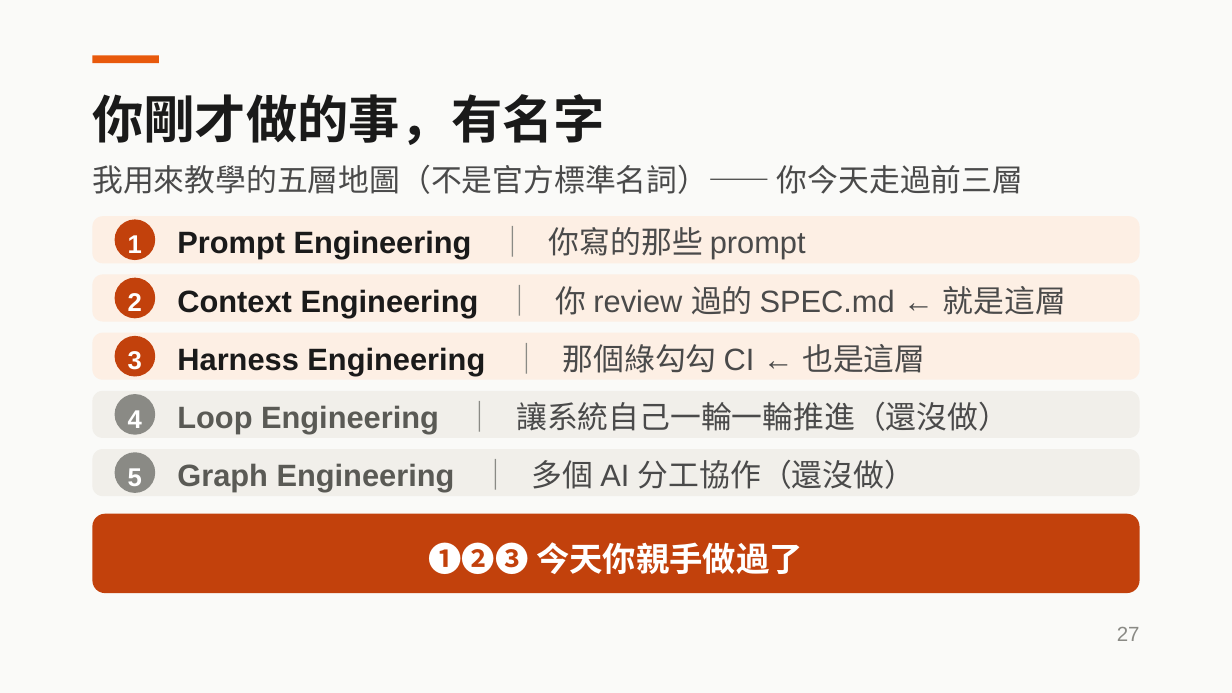
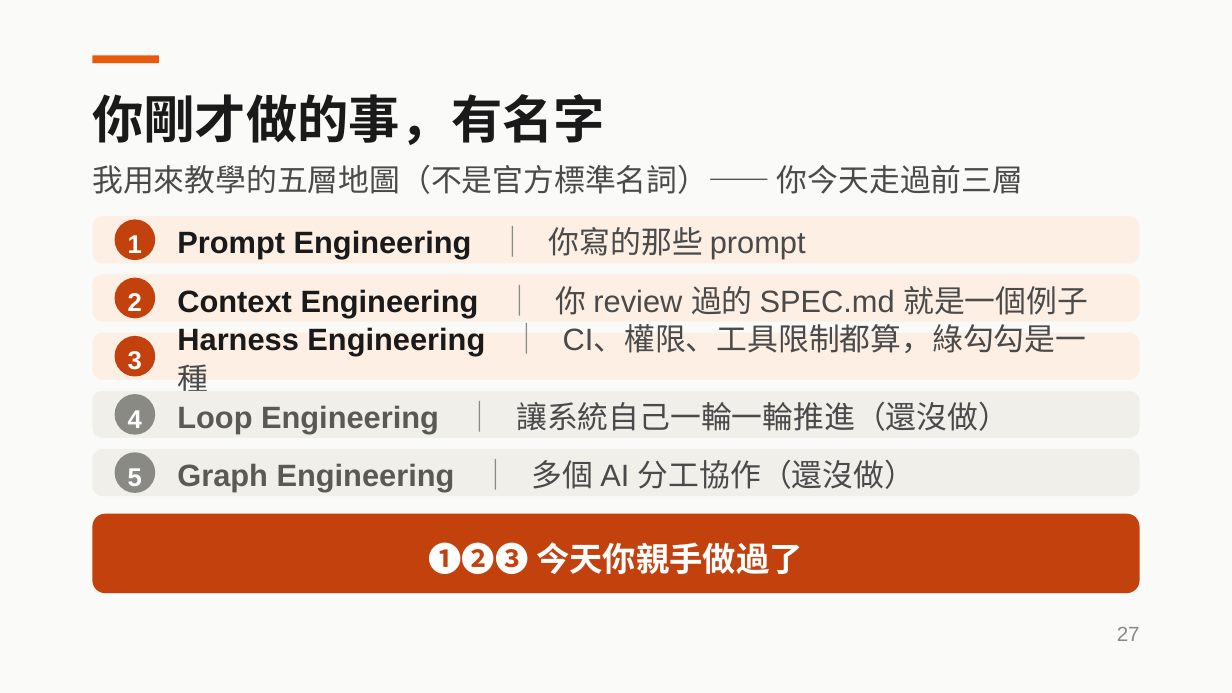
Before and after one commit to young-ai-courses/ai-agent-workshop, a slide deck: slide 27 of slides/2026-08-13-第二堂-做一個自己的AI-Agent.pptx. Drawn at 1232x693 pixels with LibreOffice and Linux fonts; fonts in the diff are those of the drawing. Boxes give left, top, right and bottom in pixels: in the first picture for what was removed or moved away, otherwise in the second. Text is boxed around its words. In the diff, an @@ line names an element or a change of style, - is before the commit and + after.

Commit message:
docs(lesson2): refresh slides (Groq/RLS wording, git flow, install step)

```diff
--- a/slides/2026-08-13-第二堂-做一個自己的AI-Agent.pptx
+++ b/slides/2026-08-13-第二堂-做一個自己的AI-Agent.pptx
@@ text at <box>177,286,1088,317</box>: text changed @@
-Context Engineering ｜ 你 review 過的 SPEC.md ← 就是這層
+Context Engineering ｜ 你 review 過的 SPEC.md 就是一個例子
@@ text at <box>177,325,1087,391</box>: text changed; text colour #1A1A1A to #4A4A4A; bold off @@
-Harness Engineering ｜ 那個綠勾勾 CI ← 也是這層
+Harness Engineering ｜ CI、權限、工具限制都算，綠勾勾是一種
```
Also in this commit, not shown: 2 other slides changed, 3 other files.
